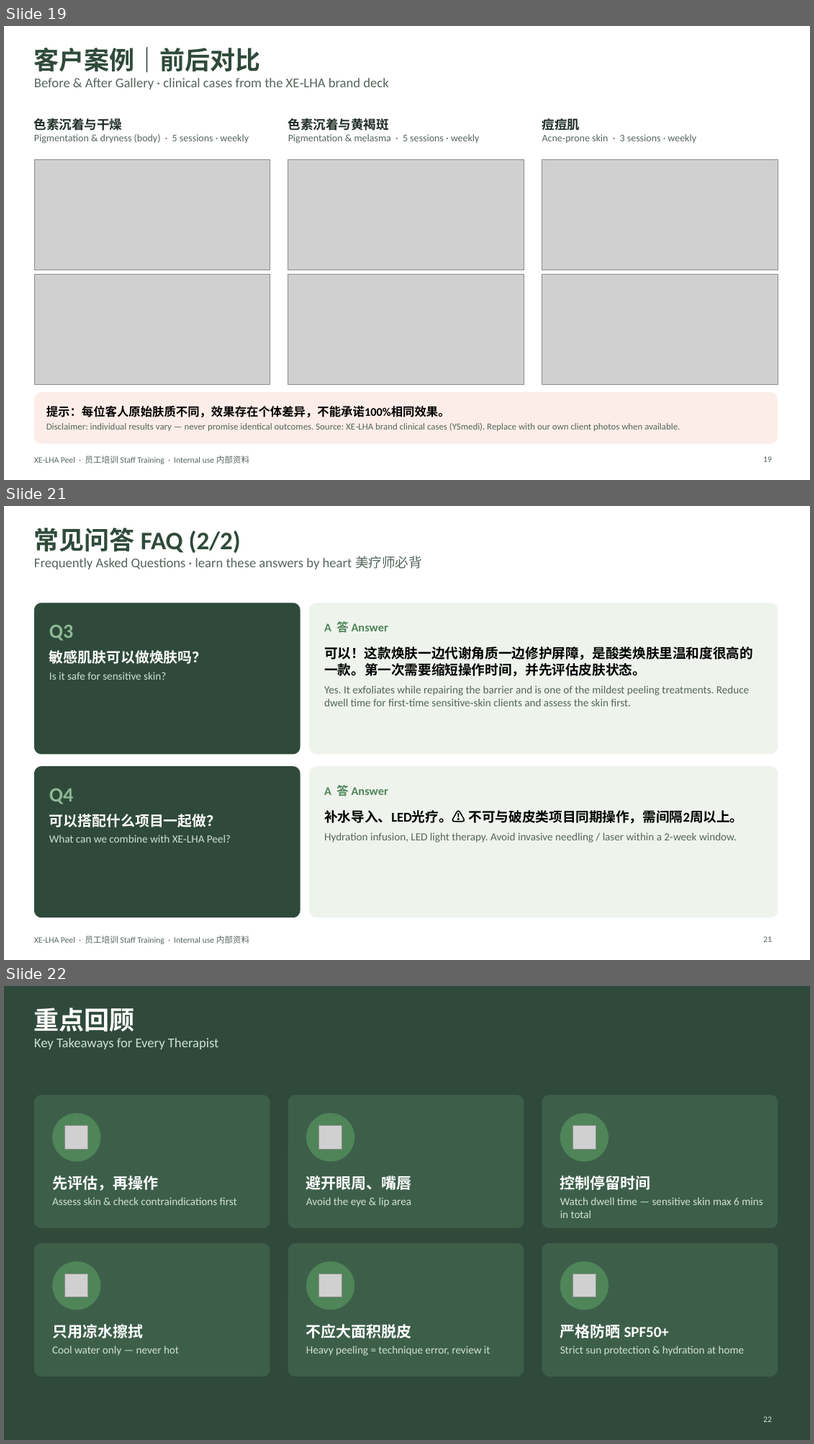
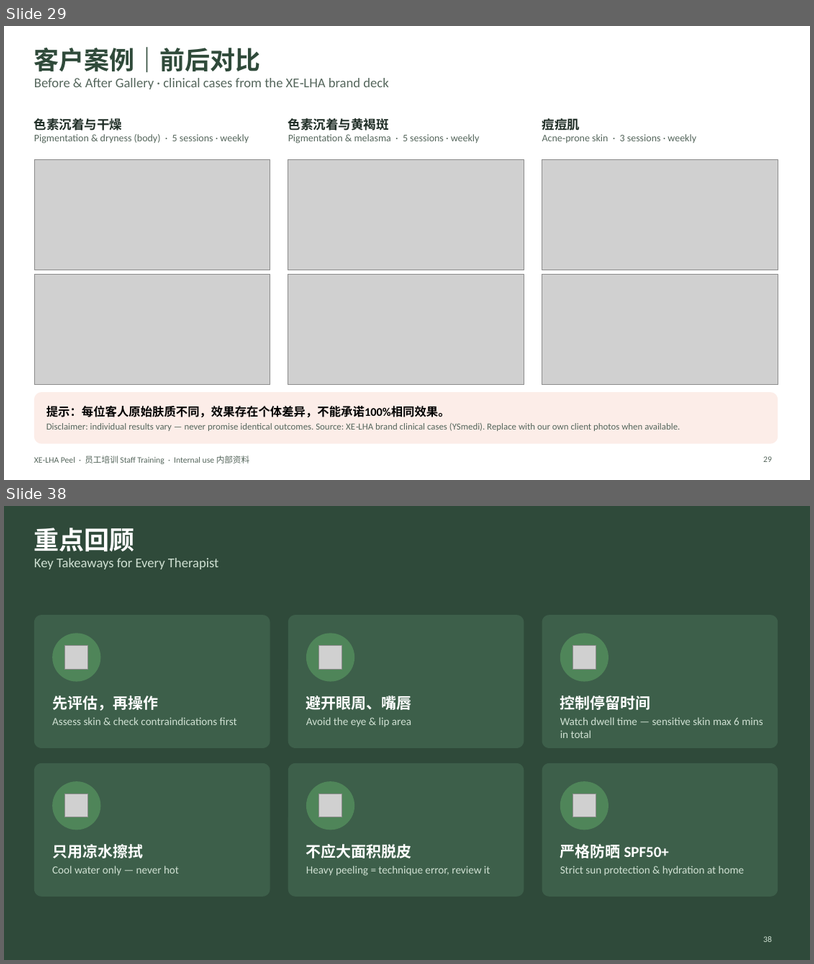
Before and after one commit to wanxinlee/cautious-computing-machine, a slide deck: XE-LHA-Peel-Staff-Training.pptx. Shown one above the other, each under a label of ours: slides 19, 21 and 22 before the commit, slides 29 and 38 after it; the slides between them are not shown. The pictures are 814x1444 and 814x964 pixels, drawn with LibreOffice and Linux fonts; fonts in the diff are those of the drawing; grey boxes stand for pictures. Boxes give left, top, right and bottom in pixels: in the first picture for what was removed or moved away, otherwise in the second. Text is boxed around its words. In the diff, an @@ line names an element or a change of style, - is before the commit and + after.

```diff
--- a/XE-LHA-Peel-Staff-Training.pptx
+++ b/XE-LHA-Peel-Staff-Training.pptx
@@ slide 21 removed at box(4, 506, 810, 960), background #FFFFFF; not listed: 1 template element that a slide beside it also shows @@
@@ title removed at box(34, 528, 422, 569) @@
-常见问答 FAQ (2/2)
-Frequently Asked Questions · learn these answers by heart 美疗师必背
@@ rounded rectangle removed at box(34, 602, 301, 754) @@
@@ rounded rectangle removed at box(309, 602, 778, 754) @@
@@ text removed at box(49, 625, 73, 641) @@
-Q3
@@ text removed at box(324, 621, 388, 633) @@
-A 答 Answer
@@ text removed at box(49, 650, 207, 680) @@
-敏感肌肤可以做焕肤吗？
-Is it safe for sensitive skin?
@@ text removed at box(324, 646, 754, 706) @@
-可以！这款焕肤一边代谢角质一边修护屏障，是酸类焕肤里温和度很高的一款。第一次需要缩短操作时间，并先评估皮肤状态。
-Yes. It exfoliates while repairing the barrier and is one of the mildest peeling treatments. Reduce dwell time for first‑time sensitive‑skin clients and assess the skin first.
@@ rounded rectangle removed at box(34, 766, 301, 917) @@
@@ rounded rectangle removed at box(309, 766, 778, 917) @@
@@ text removed at box(324, 785, 388, 796) @@
-A 答 Answer
@@ text removed at box(49, 788, 73, 804) @@
-Q4
@@ text removed at box(49, 813, 231, 842) @@
-可以搭配什么项目一起做？
-What can we combine with XE‑LHA Peel?
@@ text removed at box(324, 810, 744, 842) @@
-补水导入、LED光疗。⚠ 不可与破皮类项目同期操作，需间隔2周以上。
-Hydration infusion, LED light therapy. Avoid invasive needling / laser within a 2‑week window.
@@ page number removed at box(764, 936, 772, 942) @@
-21
@@ what was slide 19 is now slide 29 @@
@@ what was slide 22 is now slide 38 @@
@@ page number at box(764, 936, 772, 942): text changed @@
-22
+38
```
Also in this commit, not shown: 3 slides changed, 18 slides added, 1 other slide removed.
